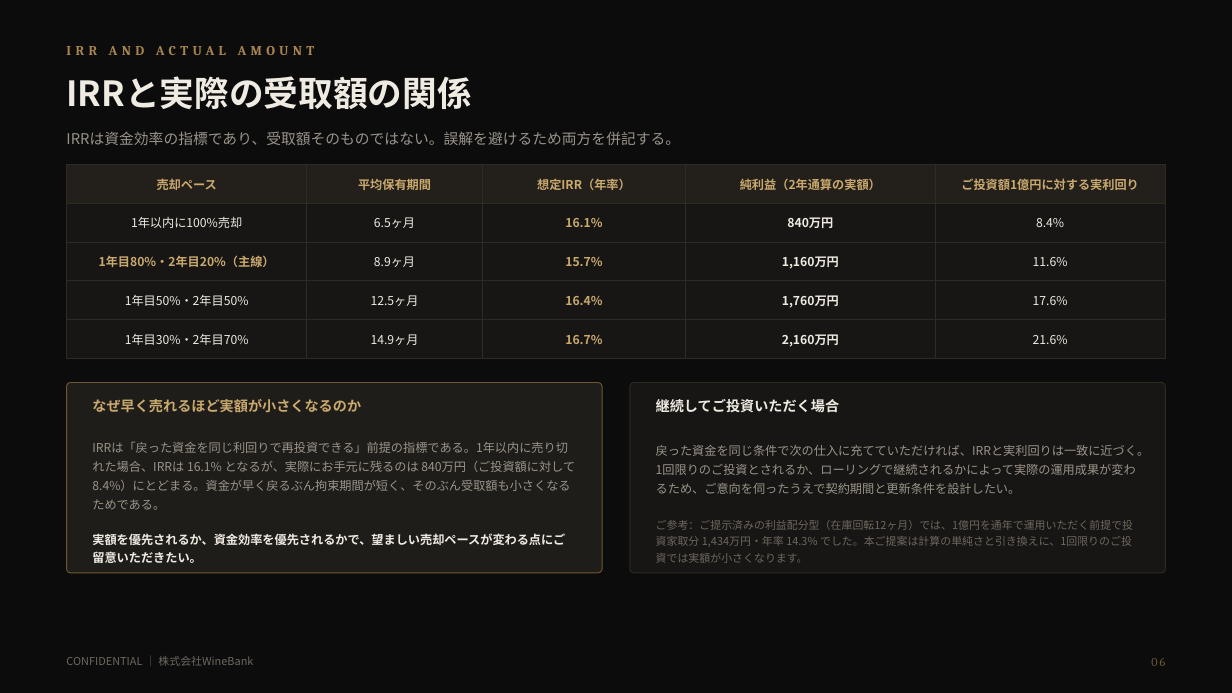
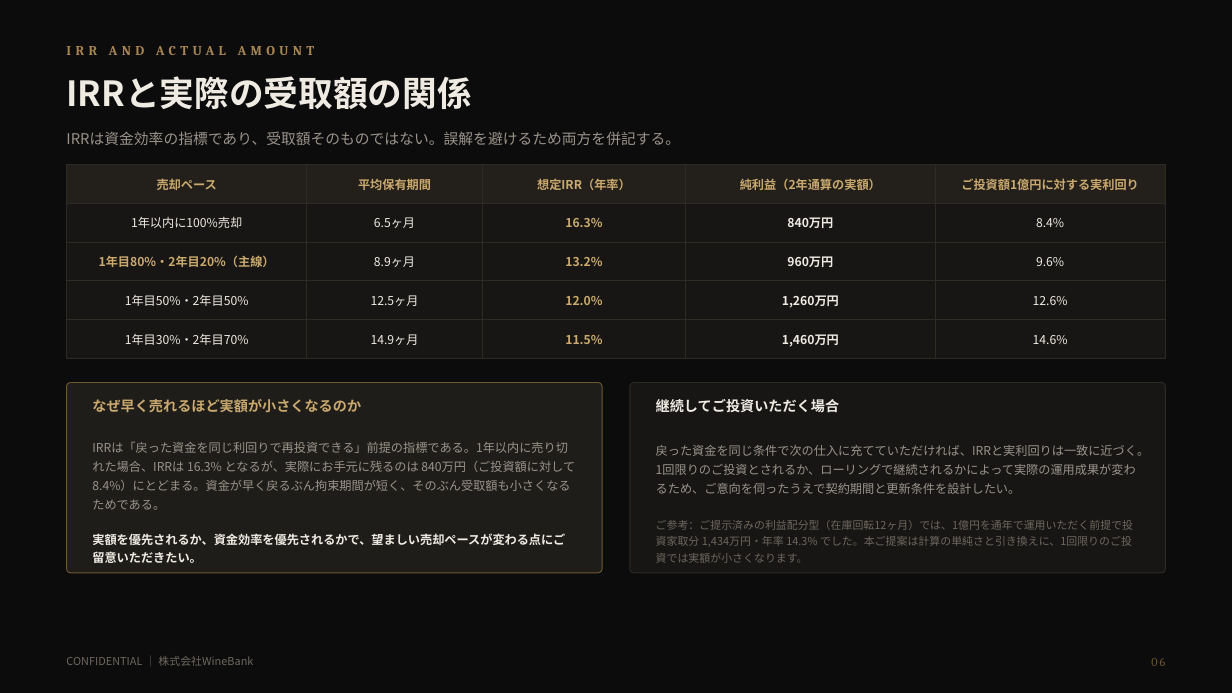
Before and after one commit to nakano-winebank/wine-auction, a slide deck: slide 7 of docs/wine-fund/WineBank_ワイン現物投資のご提案_倉持案_固定リターン型_1億円_20260821.pptx. Drawn at 1232x693 pixels with LibreOffice and Linux fonts; fonts in the diff are those of the drawing. Boxes give left, top, right and bottom in pixels: in the first picture for what was removed or moved away, otherwise in the second. Text is boxed around its words. In the diff, an @@ line names an element or a change of style, - is before the commit and + after.

```diff
--- a/docs/wine-fund/WineBank_ワイン現物投資のご提案_倉持案_固定リターン型_1億円_20260821.pptx
+++ b/docs/wine-fund/WineBank_ワイン現物投資のご提案_倉持案_固定リターン型_1億円_20260821.pptx
@@ table at (67, 165, 1165, 351) @@
-row 2, column 3: 16.1%
+row 2, column 3: 16.3%
-row 3: 1年目80%・2年目20%（主線） | 8.9ヶ月 | 15.7% | 1,160万円 | 11.6%
+row 3: 1年目80%・2年目20%（主線） | 8.9ヶ月 | 13.2% | 960万円 | 9.6%
-row 4: 1年目50%・2年目50% | 12.5ヶ月 | 16.4% | 1,760万円 | 17.6%
+row 4: 1年目50%・2年目50% | 12.5ヶ月 | 12.0% | 1,260万円 | 12.6%
-row 5: 1年目30%・2年目70% | 14.9ヶ月 | 16.7% | 2,160万円 | 21.6%
+row 5: 1年目30%・2年目70% | 14.9ヶ月 | 11.5% | 1,460万円 | 14.6%
@@ text at (92, 442, 575, 510): text changed @@
-IRRは「戻った資金を同じ利回りで再投資できる」前提の指標である。1年以内に売り切れた場合、IRRは 16.1% となるが、実際にお手元に残るのは 840万円（ご投資額に対して 8.4%）にとどまる。資金が早く戻るぶん拘束期間が短く、そのぶん受取額も小さくなるためである。
+IRRは「戻った資金を同じ利回りで再投資できる」前提の指標である。1年以内に売り切れた場合、IRRは 16.3% となるが、実際にお手元に残るのは 840万円（ご投資額に対して 8.4%）にとどまる。資金が早く戻るぶん拘束期間が短く、そのぶん受取額も小さくなるためである。
```
Also in this commit, not shown: 12 other slides changed, 3 other files.
